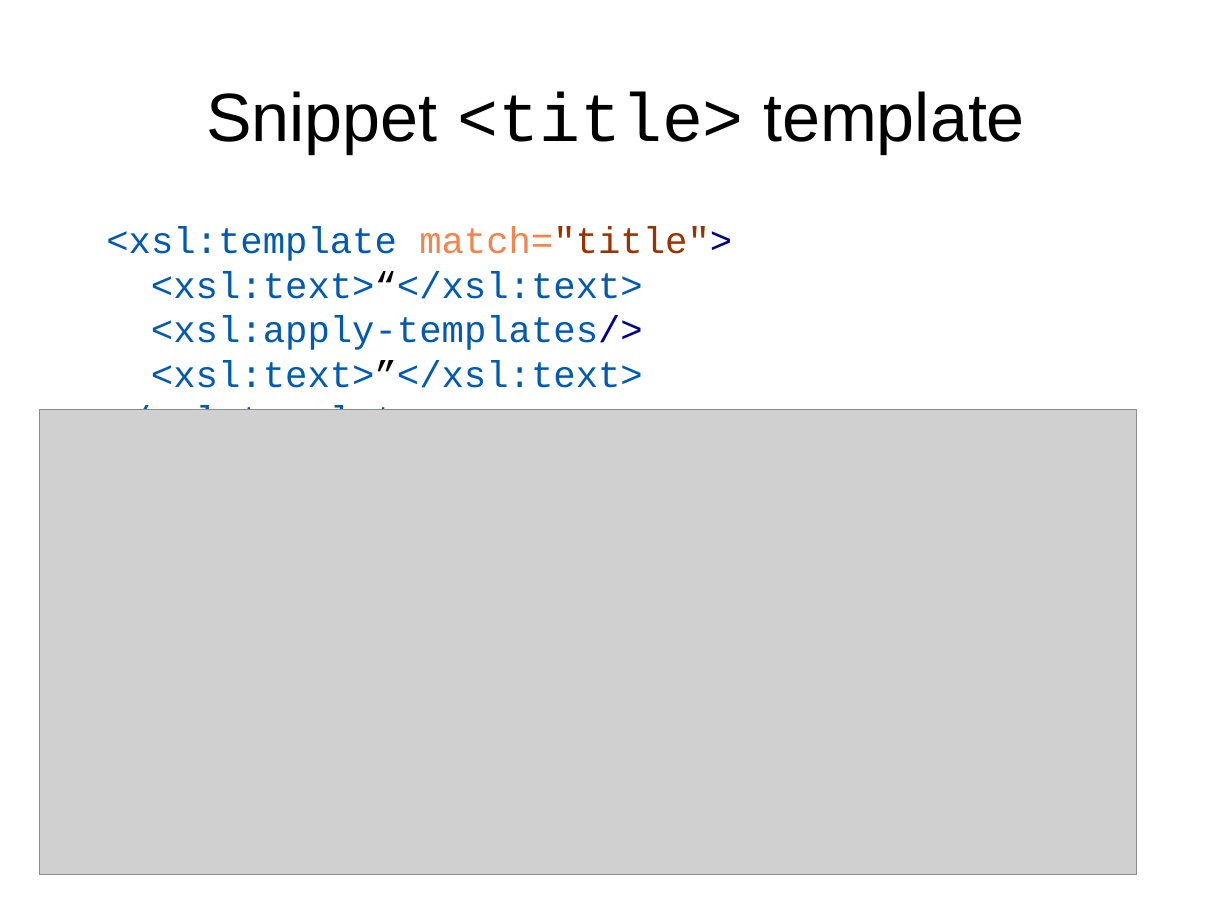
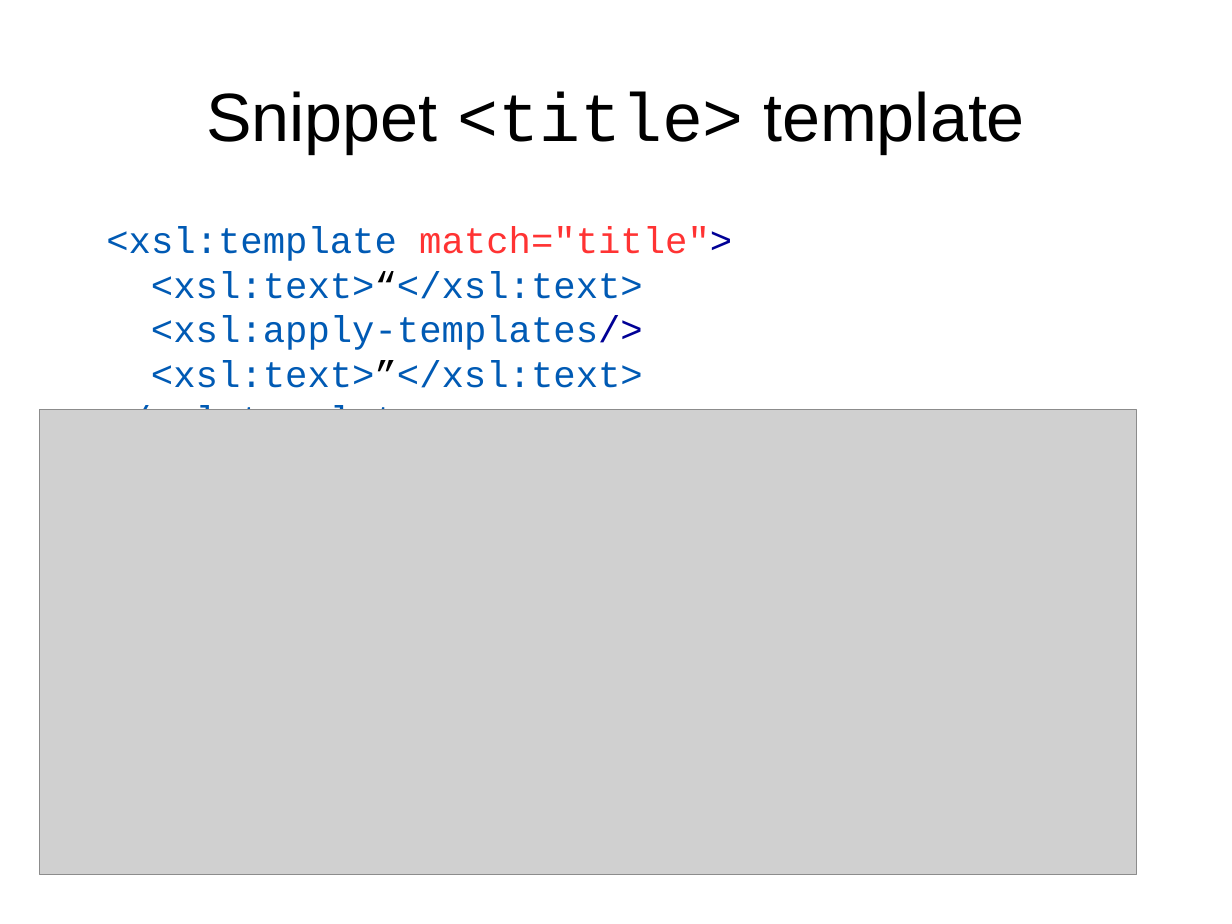
Before and after one commit to martindholmes/XSLT_workshops, a slide deck: slide 26 of intro/presentations/06_processing_model.odp. Drawn at 1232x924 pixels with LibreOffice and Linux fonts; fonts in the diff are those of the drawing; grey boxes stand for pictures. Boxes give left, top, right and bottom in pixels: in the first picture for what was removed or moved away, otherwise in the second. Text is boxed around its words. In the diff, an @@ line names an element or a change of style, - is before the commit and + after.

```diff
--- a/intro/presentations/06_processing_model.odp
+++ b/intro/presentations/06_processing_model.odp
@@ text "<xsl:template match="title"> <xsl:text>“</xsl:text> <xsl:app ..." at [106,226,732,410]: text colour #F5844C to #FF3333, text colour #FF8040 to #FF3333, text colour #993300 to #FF3333 in "match="title">" @@
```
Also in this commit, not shown: 1 other slide changed.
